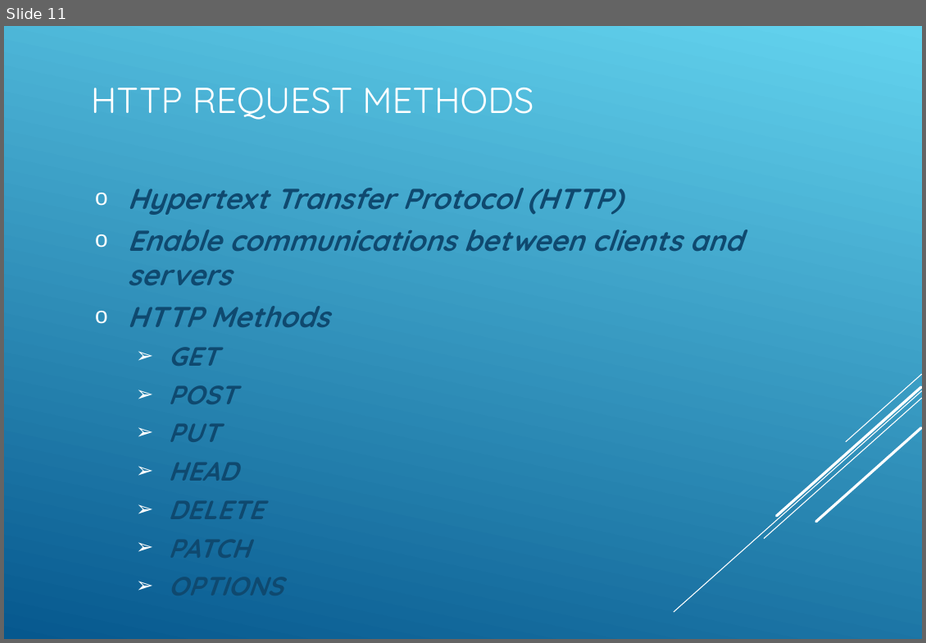
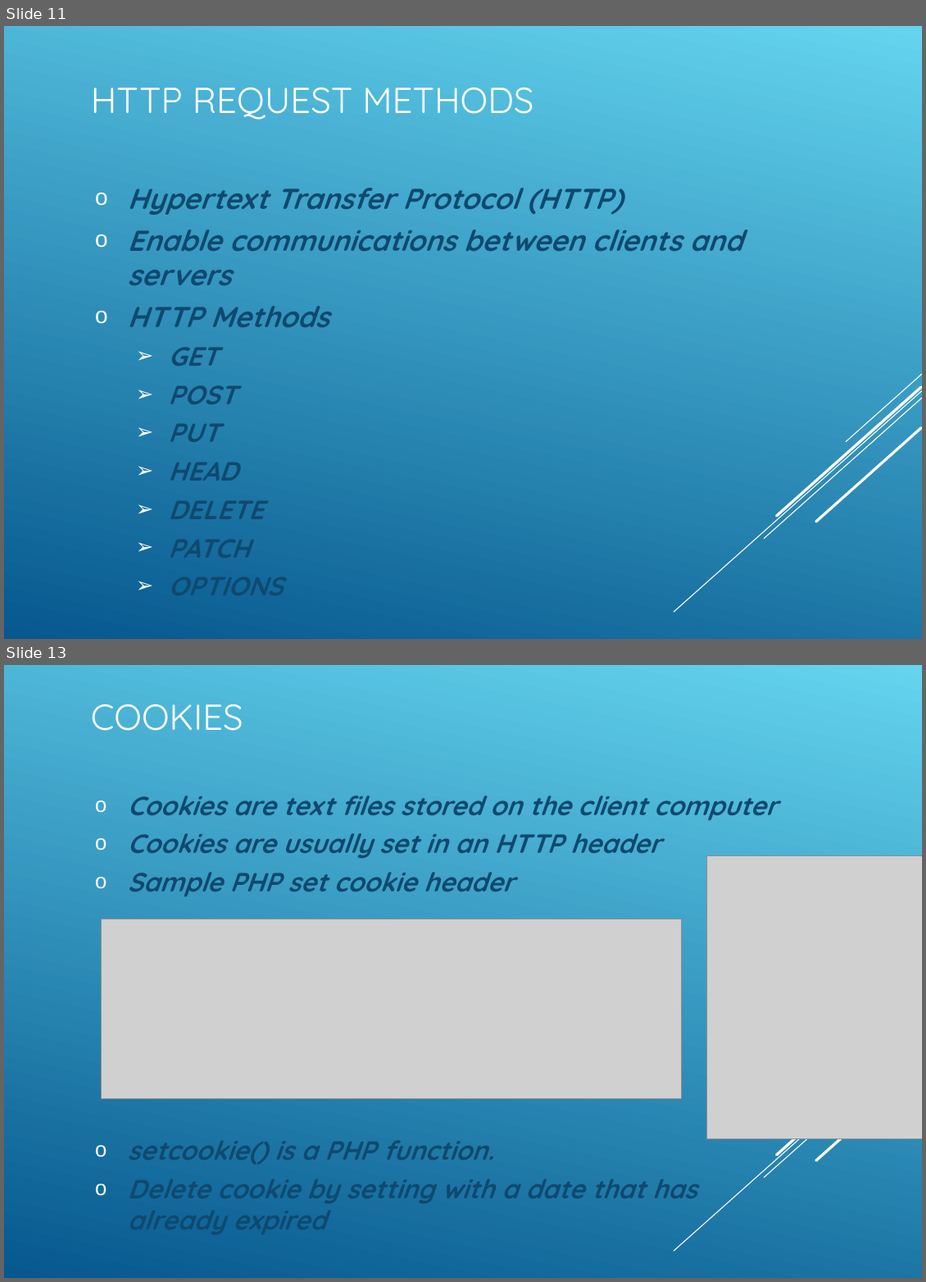
Before and after one commit to koushikgraj/PHP-Training, a slide deck: PHP-Presentation.ppt. Shown one above the other, each under a label of ours: slide 11 before the commit, slides 11 and 13 after it; the slides between them are not shown. The pictures are 926x643 and 926x1282 pixels, drawn with LibreOffice and Linux fonts; fonts in the diff are those of the drawing; grey boxes stand for pictures. Boxes give left, top, right and bottom in pixels: in the first picture for what was removed or moved away, otherwise in the second. Text is boxed around its words. In the diff, an @@ line names an element or a change of style, - is before the commit and + after.

Commit message:
07-May-2021 : Registration form & cookies

```diff
--- a/PHP-Presentation.ppt
+++ b/PHP-Presentation.ppt
@@ slide 13 added at [4, 665, 922, 1278], background gradient #64D4EF to #06588E; not listed: 5 template elements that a slide beside it also shows @@
@@ title added at [91, 704, 243, 731], 30 pt, text #FFFFFF @@
+COOKIES
@@ subtitle added at [128, 795, 777, 1203], 22 pt, text #0F496F, bold, italic @@
+  o Cookies are text files stored on the client computer
+  o Cookies are usually set in an HTTP header
+  o Sample PHP set cookie header
+  o setcookie() is a PHP function.
+  o Delete cookie by setting with a date that has already expired
@@ picture added at [708, 855, 922, 1138] @@
@@ picture added at [101, 919, 681, 1098] @@
```
Also in this commit, not shown: 1 slide changed, 2 other slides added, 5 other files.
